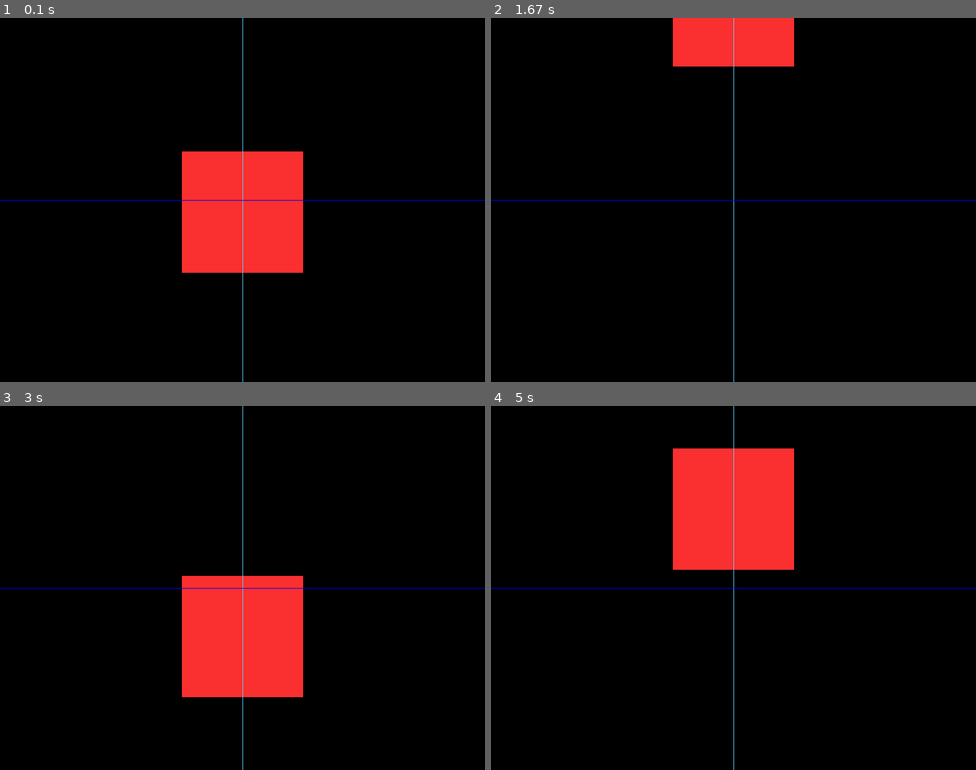
Above: before the commit, frames 1-4 (two rows, left to right).
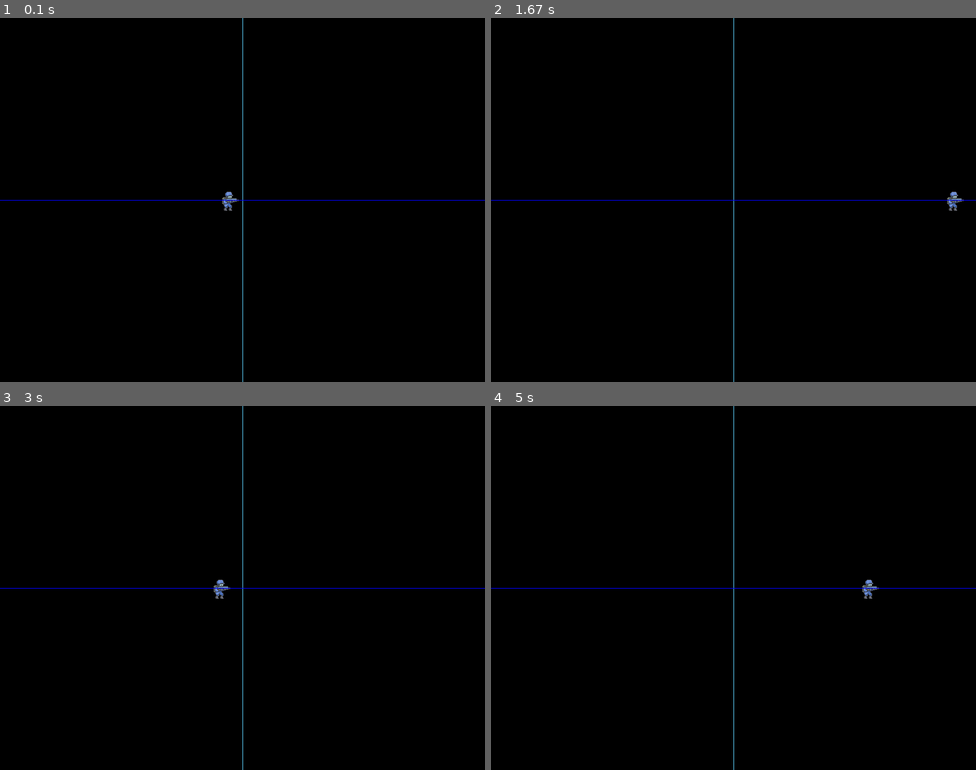
Above: after the commit, the same moments.

Repository: ValorianiO/Pygame-Curso
Game: pygame game, started from Juego2.py
Two runs of this game, one before a commit and one after it. Both use one fixed random seed, a clock stepped at 60 frames per second and the inputs below.
Inputs:
- Up to frame 1 (0.1 s): no input
- Up to frame 2 (1.67 s): no input
- Up to frame 3 (3 s): no input
- Up to frame 4 (5 s): no input

The runs differ from the first frame. In frame 1, 8.3% of the frame differs, in the area x 37-63%, y 36-70%; in frame 2, 3.4%; in frame 3, 8.3%; in frame 4, 8.4%, in the area x 37-80%, y 11-53%.

Commit message:
sprites y transparencias con chroma

Diff:
--- a/Juego2.py
+++ b/Juego2.py
@@ -18,16 +18,17 @@
 class Jugador(pygame.sprite.Sprite):
   def __init__(self):
     super().__init__()
-    self.image = pygame.Surface((200, 200))
-    self.image.fill(h_fa2f2f)
+    self.image = pygame.image.load("imagenes/idle1.png").convert()
+
+    self.image.set_colorkey(verde)
 
     self.rect = self.image.get_rect()
     self.rect.center = (ancho//2, alto//2)
 
   def update(self):
-    self.rect.y += 10
-    if self.rect.top > alto:
-      self.rect.bottom = 0
+    self.rect.x -= 10
+    if self.rect.right < 0:
+      self.rect.left = ancho
 
 pygame.init()
 pantalla = pygame.display.set_mode((ancho, alto))
